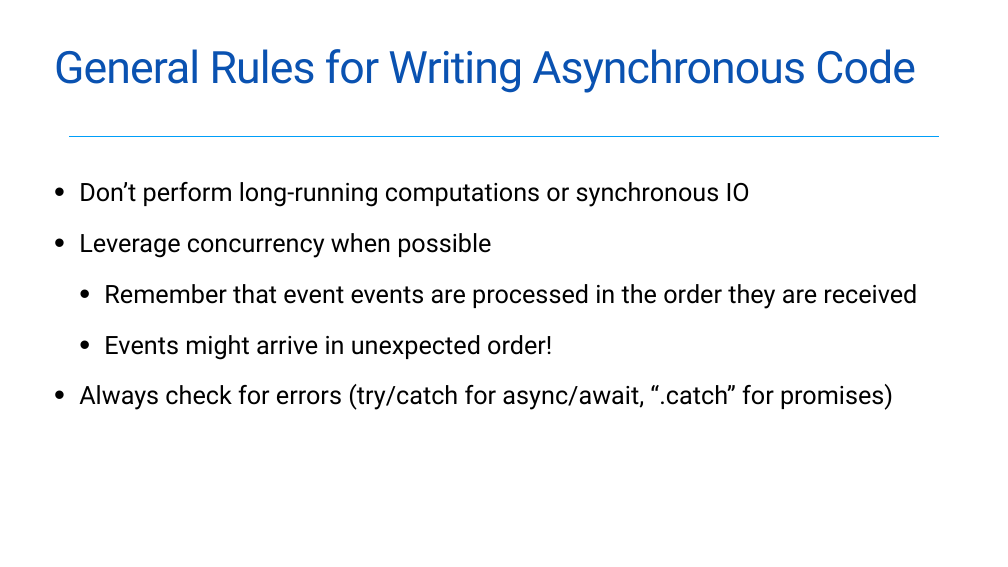
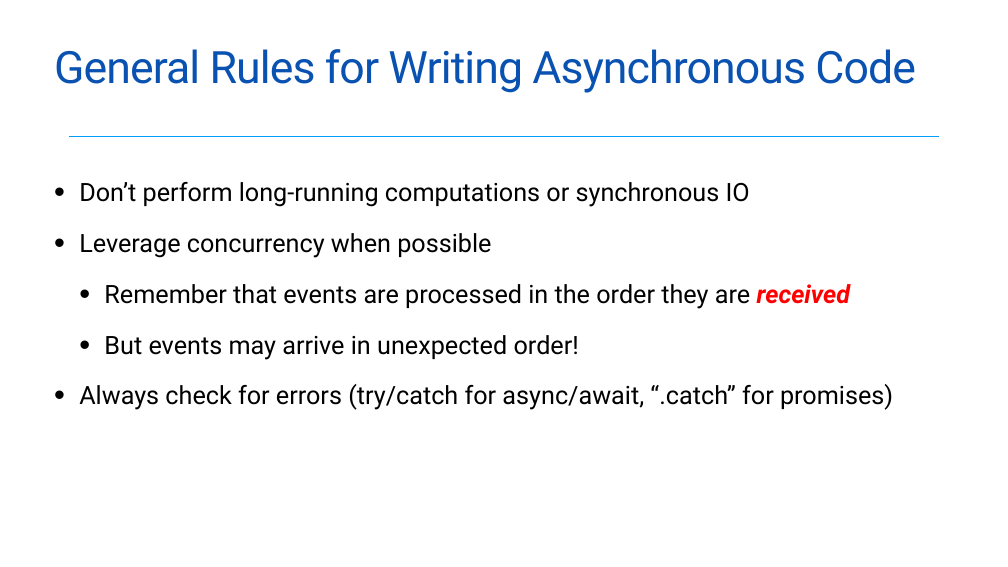
Before and after one commit to neu-se/CS4530-Spring-2022, a slide deck: slide 13 of Slides/Lesson 4.2 Asynchronous Programming.pptx. Drawn at 1008x567 pixels with LibreOffice and Linux fonts; fonts in the diff are those of the drawing. Boxes give left, top, right and bottom in pixels: in the first picture for what was removed or moved away, otherwise in the second. Text is boxed around its words. In the diff, an @@ line names an element or a change of style, - is before the commit and + after.

Commit message:
tweaked L4.2S13

```diff
--- a/Slides/Lesson 4.2 Asynchronous Programming.pptx
+++ b/Slides/Lesson 4.2 Asynchronous Programming.pptx
@@ text at bbox=[104, 284, 851, 360]: text changed @@
-  • Remember that event events are processed in the order they are received
-  • Events might arrive in unexpected order!
+  • Remember that events are processed in the order they are received
+  • But events may arrive in unexpected order!
```
